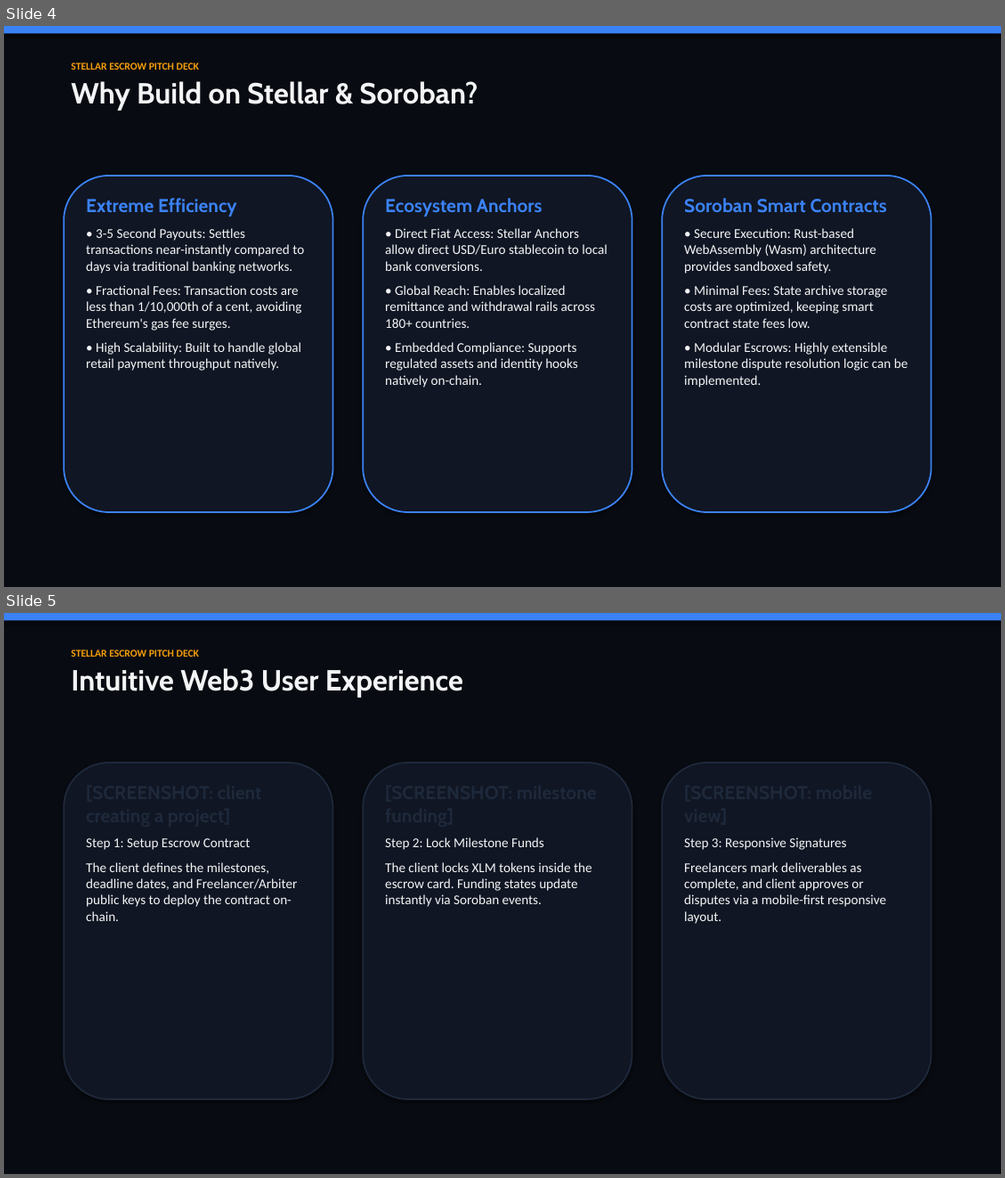
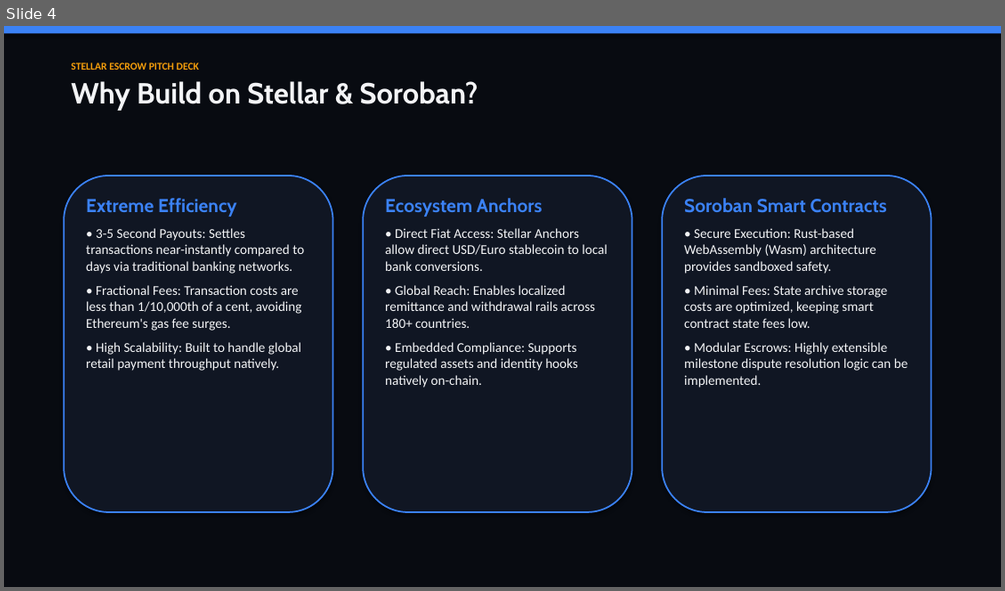
Before and after one commit to shwetasharma44044-eng/StellarEscrowlevel5.0, a slide deck: StellarEscrow_Pitch_Deck.pptx. Shown one above the other, each under a label of ours: slides 4 and 5 before the commit, slide 4 after it. The pictures are 1005x1178 and 1005x591 pixels, drawn with LibreOffice and Linux fonts; fonts in the diff are those of the drawing. Boxes give left, top, right and bottom in pixels: in the first picture for what was removed or moved away, otherwise in the second. Text is boxed around its words. In the diff, an @@ line names an element or a change of style, - is before the commit and + after.

Commit message:
feat: populate pitch deck slides with actual testnet metrics, screenshots, and URLs

```diff
--- a/StellarEscrow_Pitch_Deck.pptx
+++ b/StellarEscrow_Pitch_Deck.pptx
@@ slide 5 removed at box(4, 613, 1001, 1174), background #FFFFFF @@
@@ rectangle removed at box(4, 613, 1001, 1174) @@
@@ rectangle removed at box(4, 613, 1001, 620) @@
@@ text removed at box(71, 649, 199, 657) @@
-STELLAR ESCROW PITCH DECK
@@ text removed at box(71, 668, 463, 698) @@
-Intuitive Web3 User Experience
@@ rounded rectangle removed at box(64, 763, 333, 1099) @@
@@ rounded rectangle removed at box(363, 763, 632, 1099) @@
@@ rounded rectangle removed at box(662, 763, 931, 1099) @@
@@ text removed at box(86, 838, 297, 921) @@
-[SCREENSHOT: client creating a project]
-Step 1: Setup Escrow Contract
-The client defines the milestones, deadline dates, and Freelancer/Arbiter public keys to deploy the contract on-chain.
@@ text removed at box(385, 837, 592, 907) @@
-[SCREENSHOT: milestone funding]
-Step 2: Lock Milestone Funds
-The client locks XLM tokens inside the escrow card. Funding states update instantly via Soroban events.
@@ text removed at box(684, 837, 886, 924) @@
-[SCREENSHOT: mobile view]
-Step 3: Responsive Signatures
-Freelancers mark deliverables as complete, and client approves or disputes via a mobile-first responsive layout.
```
Also in this commit, not shown: 3 slides changed, 1 slide added, 1 other file.
